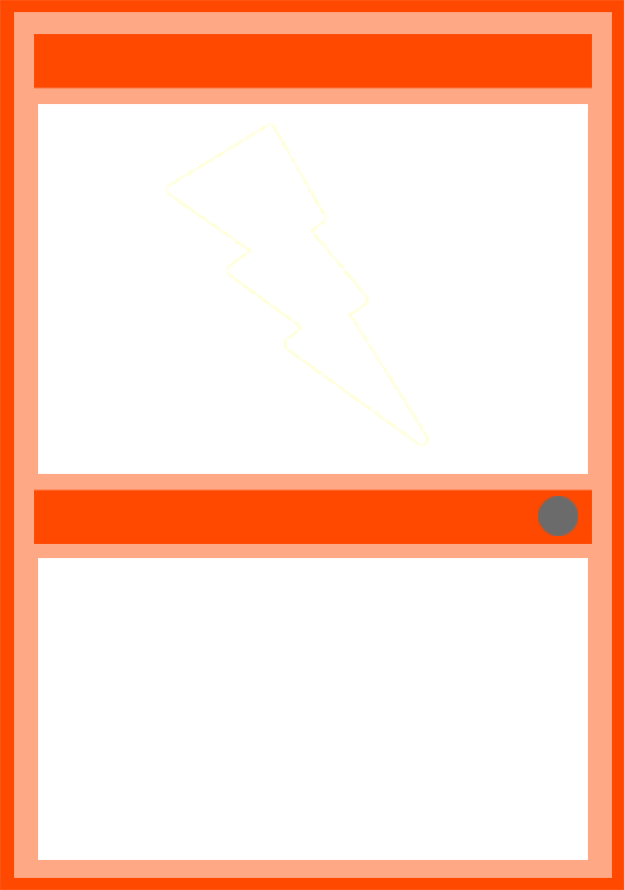
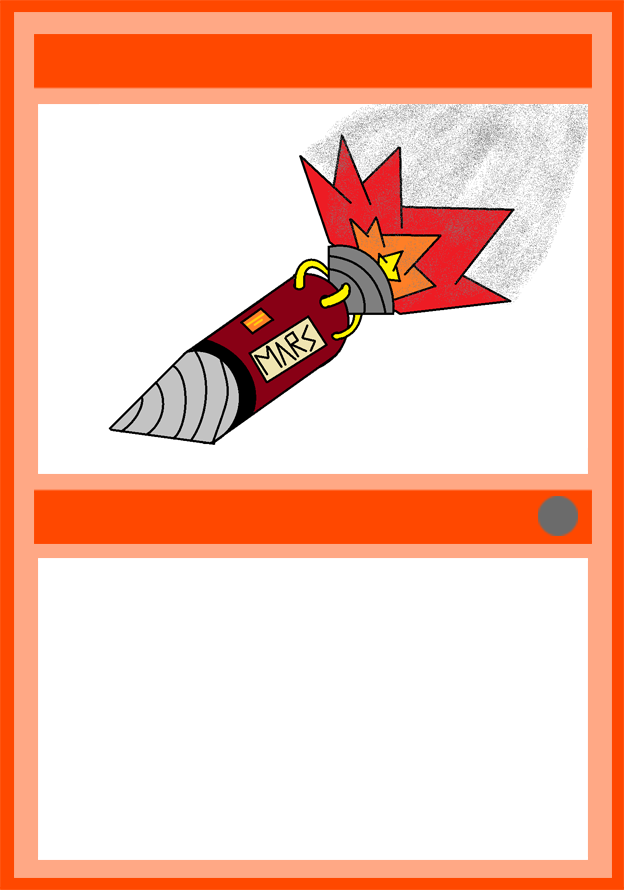
Two versions of the same layered image (624x890). Layer-by-layer changes:
added layer "Capa 1" above "Diseño" over (99, 104, 588, 448)
